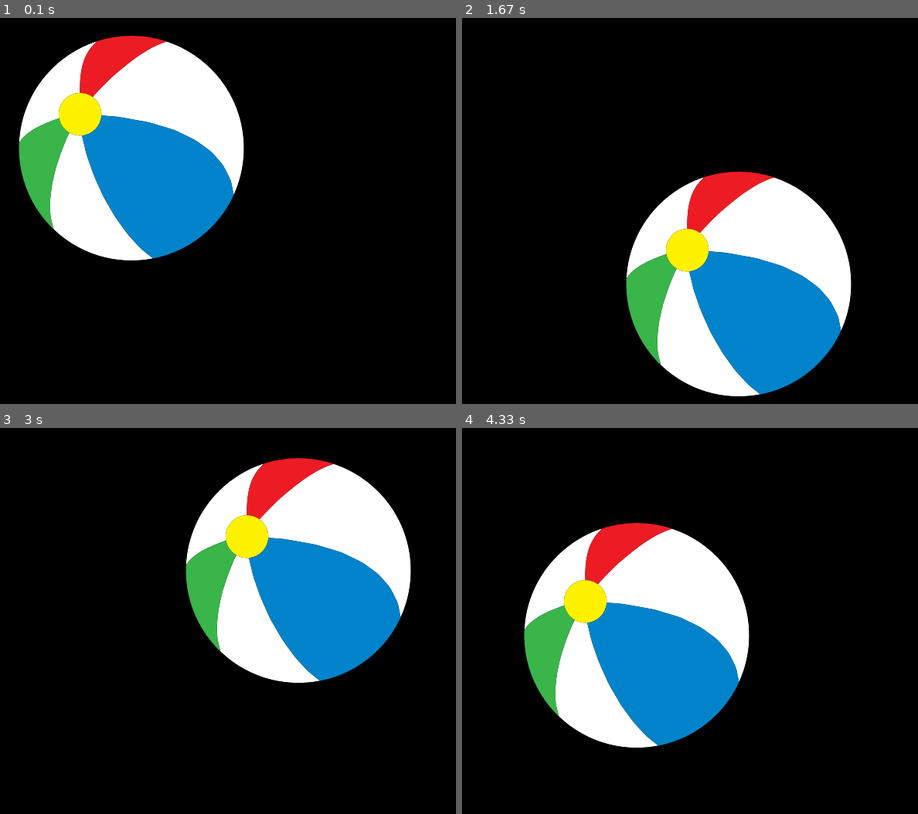
Above: before the commit, frames 1-4 (two rows, left to right).
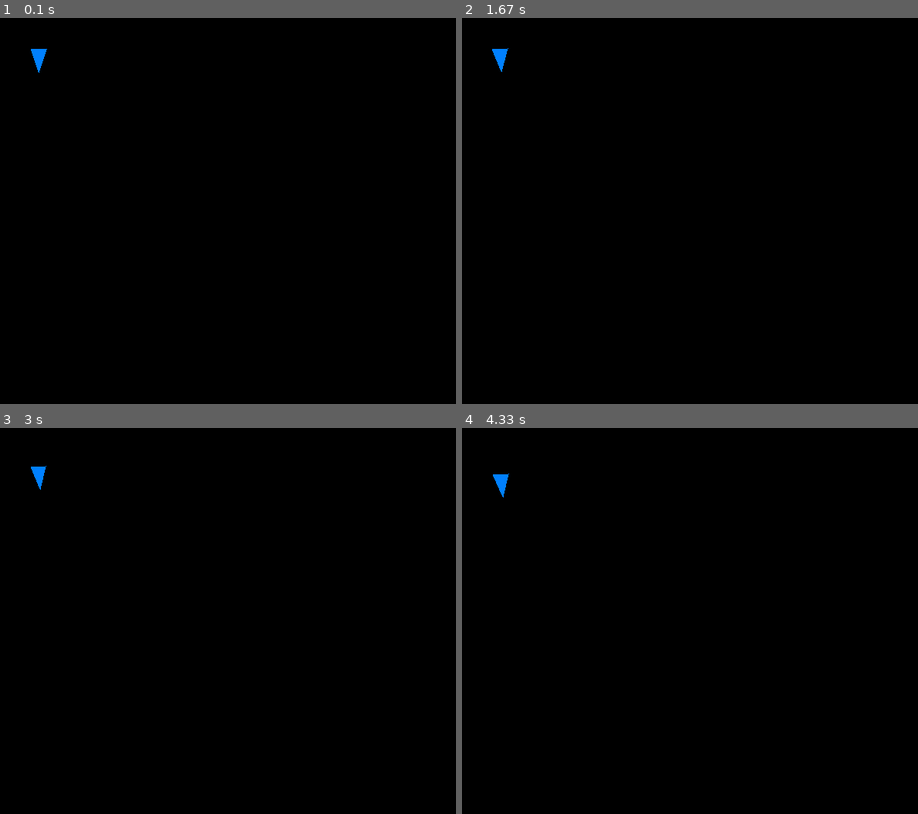
Above: after the commit, the same moments.

Repository: katsangati/enactiveAgents
Game: pygame game, started from visualizer/pygame_test.py
The game is run twice, just before and just after one commit, with the same random seed, the same clock (stepped at 60 frames per second) and the same inputs.
Inputs:
- Up to frame 1 (0.1 s): no input
- Up to frame 2 (1.67 s): hold Right 0.33-0.8 s; hold Right 0.83-1.3 s; hold Left from 1.33 s (still down)
- Up to frame 3 (3 s): release Left at 1.87 s; hold Down 1.9-2.2 s; hold Left 2.23-2.63 s; hold Right from 2.67 s (still down)
- Up to frame 4 (4.33 s): release Right at 3.3 s; hold Down 3.33-3.7 s; hold Left 3.73-4.2 s; hold Right from 4.23 s (still down)

The runs differ from the first frame. In frame 1, 23% of the frame differs, in the area x 4-54%, y 4-63%; in frame 2, 23%; in frame 3, 23%; in frame 4, 23%.

Commit message:
Implement movement and rotation

Diff:
--- a/visualizer/pygame_test.py
+++ b/visualizer/pygame_test.py
@@ -1,29 +1,73 @@
 __author__ = 'katja'
 import sys
 import pygame
+import math
 
 pygame.init()
 
-size = width, height = 600, 500
-speed = [2, 2]
-black = 0, 0, 0
+clock = pygame.time.Clock()
 
-screen = pygame.display.set_mode(size)
+screen = pygame.display.set_mode((600, 500))
+done = False
 
-ball = pygame.image.load("ball.png")
-ballrect = ball.get_rect()
+UNIT = 10
 
-while 1:
+center = (50,50)
+angle = 90
+vertices = []
+
+
+def rotatePoint(point):
+    """Rotates a point around another centerPoint. Angle is in degrees.
+    Rotation is counter-clockwise"""
+    a = math.radians(angle)
+    temp_point = point[0]-center[0] , point[1]-center[1]
+    temp_point = (temp_point[0]*math.cos(a)-temp_point[1]*math.sin(a), temp_point[0]*math.sin(a)+temp_point[1]*math.cos(a))
+    temp_point = temp_point[0]+center[0] , temp_point[1]+center[1]
+    return temp_point
+
+def getVertices():
+    """center is an x,y-tuple; angle is a float"""
+    global vertices
+    a = (center[0]-1*UNIT, center[1]-1*UNIT)
+    b = (center[0]-1*UNIT, center[1]+1*UNIT)
+    c = (center[0]+2*UNIT, center[1])  # triangle head
+
+    a = rotatePoint(a)
+    b = rotatePoint(b)
+    c = rotatePoint(c)
+
+    vertices = [a,b,c]
+
+
+def move(steps):
+    global center
+    a = math.radians(angle)
+    sine = math.sin(a)
+    cosine = math.cos(a)
+
+    center = (center[0]+steps*UNIT*cosine, center[1]+steps*UNIT*sine)
+
+
+getVertices()
+
+while not done:
+    screen.fill((0, 0, 0))
     for event in pygame.event.get():
         if event.type == pygame.QUIT:
-            sys.exit()
+            done = True
+        if event.type == pygame.KEYDOWN:
+            if event.key == pygame.K_DOWN:
+                move(1)
+                getVertices()
+            if event.key == pygame.K_LEFT:
+                angle = angle+5
+                getVertices()
+            if event.key == pygame.K_RIGHT:
+                angle = angle-5
+                getVertices()
 
-    ballrect = ballrect.move(speed)
 
-    if ballrect.left < 0 or ballrect.right > width:
-        speed[0] = -speed[0]
-    if ballrect.top < 0 or ballrect.bottom > height:
-        speed[1] = -speed[1]
-    screen.fill(black)
-    screen.blit(ball, ballrect)
+    pygame.draw.polygon(screen, (0, 128, 255), vertices)
     pygame.display.flip()
+    clock.tick(60)
